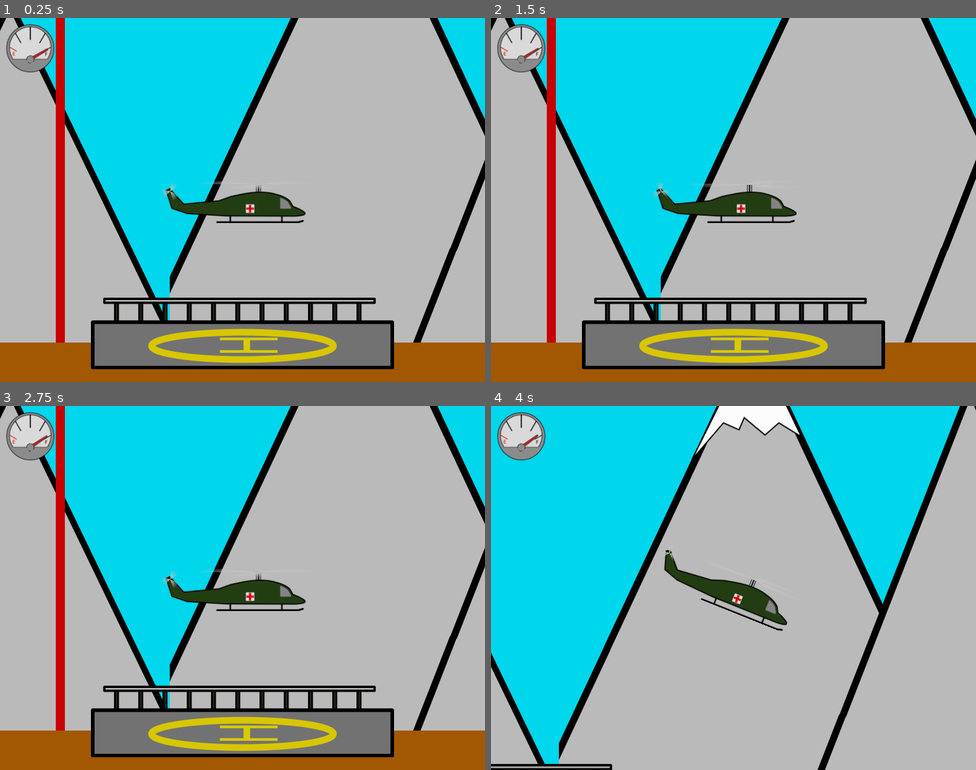
Above: before the commit, frames 1-4 (two rows, left to right).
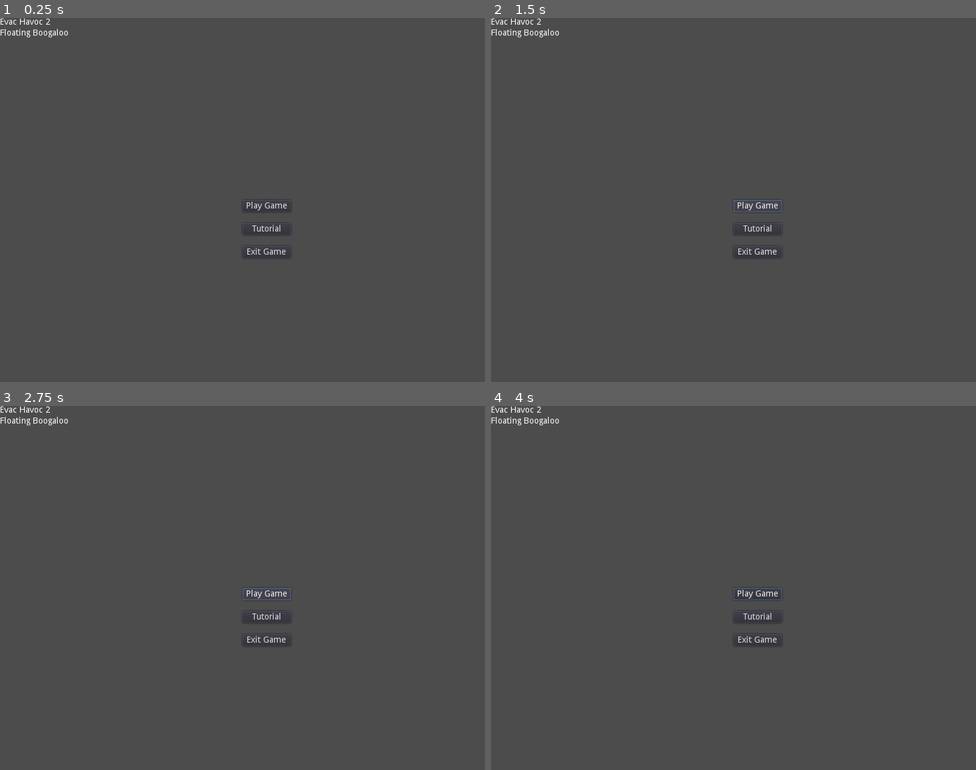
Above: after the commit, the same moments.

Repository: Inglo-Games/EvacHavoc2
Game: Godot game, scene res://scenes/menu.tscn
The game is run twice, just before and just after one commit, with the same random seed, the same clock (stepped at 60 frames per second) and the same inputs. Before the commit the project starts from res://scenes/level_template.tscn.
Inputs (mouse positions are in pixels of both pictures, inside the frame that each line leads up to):
- Up to frame 1 (0.25 s): no input
- Up to frame 2 (1.5 s): click (757, 229) at 0.5 s, where only the run after the commit has a clickable "Tutorial"; click (757, 207) at 1.25 s, where only the run after the commit has a clickable "Play Game"
- Up to frame 3 (2.75 s): click (266, 595) at 2 s, where only the run after the commit has a clickable "Play Game"
- Up to frame 4 (4 s): move the mouse to (840, 569) at 2.77 s; hold Right (move_right) from 2.78 s (still down); click (840, 569) at 2.92 s; tap Up (move_up) at 3.02, 3.77 s; move the mouse to (636, 606) at 3.52 s

The runs differ from the first frame. In frame 1, 99% of the frame differs, in the area x 0-100%, y 0-100%; in frame 2, 99%; in frame 3, 99%; in frame 4, 100%.

Commit message:
Adding main menu

Diff:
--- a/game/project.godot
+++ b/game/project.godot
@@ -21,7 +21,7 @@
 [application]
 
 config/name="Evac Havoc 2: Floating Boogaloo"
-run/main_scene="res://scenes/level_template.tscn"
+run/main_scene="res://scenes/menu.tscn"
 config/icon="res://icon.png"
 
 [autoload]
@@ -31,6 +31,7 @@
 [display]
 
 window/size/width=800
+window/stretch/mode="viewport"
 
 [input]
 
--- /dev/null
+++ b/game/scenes/menu.tscn
@@ -0,0 +1,57 @@
+[gd_scene load_steps=2 format=2]
+
+[ext_resource path="res://scripts/menu.gd" type="Script" id=1]
+
+[node name="menu" type="Control"]
+anchor_right = 1.0
+anchor_bottom = 1.0
+script = ExtResource( 1 )
+__meta__ = {
+"_edit_use_anchors_": false
+}
+
+[node name="title" type="Label" parent="."]
+margin_right = 40.0
+margin_bottom = 14.0
+text = "Evac Havoc 2"
+
+[node name="subtitle" type="Label" parent="."]
+margin_top = 18.0
+margin_right = 113.0
+margin_bottom = 32.0
+text = "Floating Boogaloo"
+__meta__ = {
+"_edit_use_anchors_": false
+}
+
+[node name="vbox" type="VBoxContainer" parent="."]
+anchor_left = 0.5
+anchor_top = 0.5
+anchor_right = 0.5
+anchor_bottom = 0.5
+margin_right = 40.0
+margin_bottom = 40.0
+custom_constants/separation = 18
+__meta__ = {
+"_edit_use_anchors_": false
+}
+
+[node name="start_btn" type="Button" parent="vbox"]
+margin_right = 80.0
+margin_bottom = 20.0
+text = "Play Game"
+
+[node name="tut_btn" type="Button" parent="vbox"]
+margin_top = 38.0
+margin_right = 80.0
+margin_bottom = 58.0
+text = "Tutorial"
+
+[node name="quit_btn" type="Button" parent="vbox"]
+margin_top = 76.0
+margin_right = 80.0
+margin_bottom = 96.0
+text = "Exit Game"
+[connection signal="button_up" from="vbox/start_btn" to="." method="_on_start_btn_up"]
+[connection signal="button_up" from="vbox/tut_btn" to="." method="_on_tut_btn_up"]
+[connection signal="button_up" from="vbox/quit_btn" to="." method="_on_quit_btn_up"]
--- /dev/null
+++ b/game/scripts/menu.gd
@@ -0,0 +1,10 @@
+extends Control
+
+func _on_start_btn_up():
+	get_tree().change_scene("res://scenes/levels/01.tscn")
+
+func _on_tut_btn_up():
+	get_tree().change_scene("res://scenes/levels/tutorial.tscn")
+
+func _on_quit_btn_up():
+	get_tree().quit()
